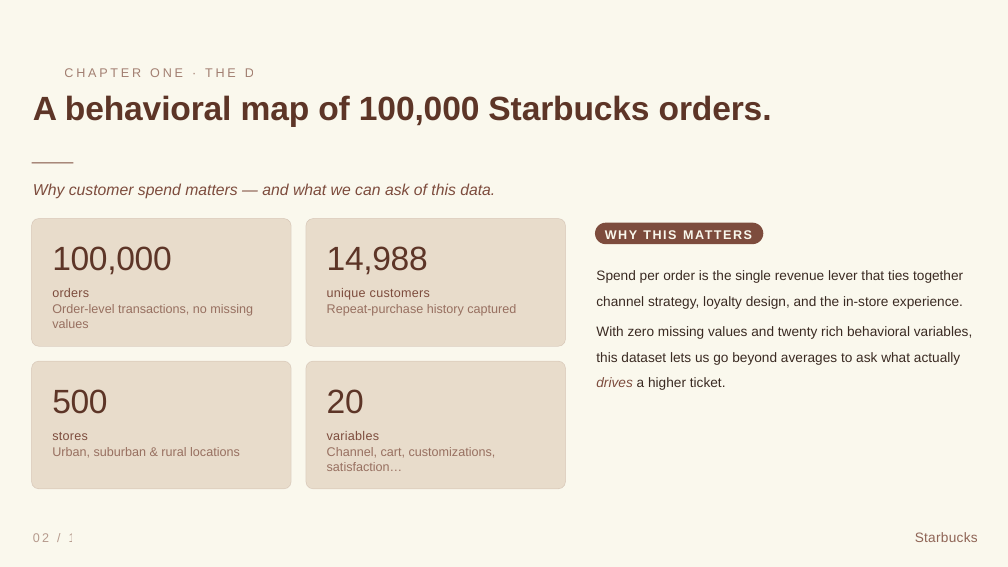
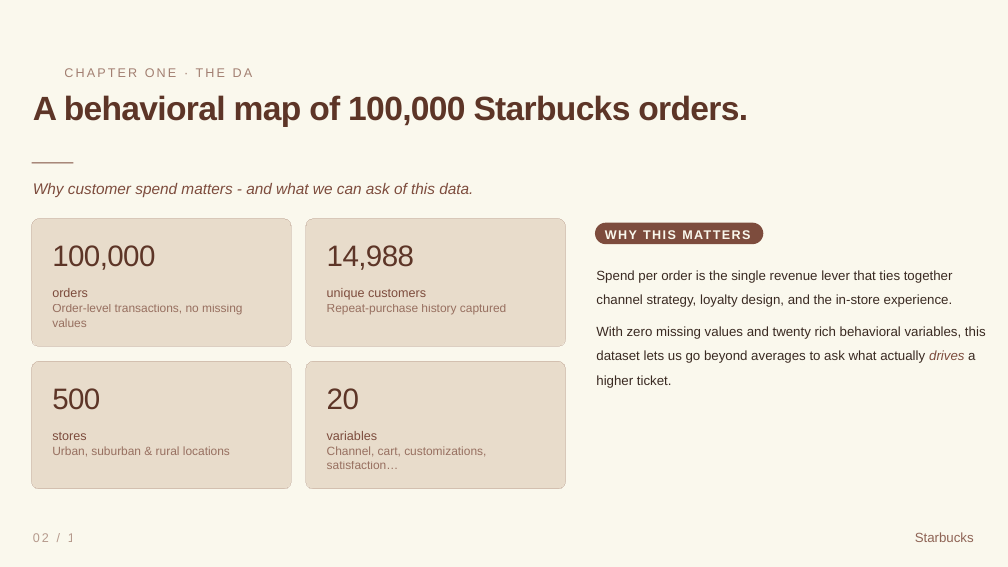
Before and after one commit to NamanSudan/data202-starbucks-analysis, a slide deck: slide 2 of presentation/final-presentation/final-presentation.pptx. Drawn at 1008x567 pixels with LibreOffice and Linux fonts; fonts in the diff are those of the drawing. Boxes give left, top, right and bottom in pixels: in the first picture for what was removed or moved away, otherwise in the second. Text is boxed around its words. In the diff, an @@ line names an element or a change of style, - is before the commit and + after.

```diff
--- a/presentation/final-presentation/final-presentation.pptx
+++ b/presentation/final-presentation/final-presentation.pptx
@@ text "A behavioral map of 100,000 ..." at (33, 95, 748, 126): letter spacing -0.2 to -1 pt @@
@@ text "CHAPTER ONE · THE DATASET" at (596, 350, 640, 360): letter spacing 4 to 3 pt @@
@@ text at (33, 183, 473, 197): text changed; size 22.5 to 22 pt @@
-Why customer spend matters — and what we can ask of this data.
+Why customer spend matters - and what we can ask of this data.
@@ text "WHY THIS MATTERS" at (411, 183, 435, 194): letter spacing 2.2 to 2 pt @@
@@ text "Spend per order is the ..." at (596, 270, 953, 307): size 19.5 to 19 pt @@
@@ text "With zero missing values and ..." at (596, 326, 986, 388): size 19.5 to 19 pt @@
@@ size 48 to 42.2 pt, letter spacing -0.5 to -0.9 pt in 4 elements at (52, 245, 155, 270), (327, 245, 414, 270), (52, 388, 100, 410), (327, 388, 359, 410) @@
@@ size 18 to 17.1 pt in 4 elements at (52, 304, 242, 327), (327, 446, 486, 469), (327, 304, 506, 315), (52, 446, 230, 456) @@
@@ letter spacing 0.4 to 0 pt in 4 elements at (52, 288, 88, 297), (327, 288, 426, 300), (52, 432, 86, 440), (327, 431, 377, 440) @@
@@ text "02 / 16" at (33, 533, 84, 542): letter spacing 3.2 to 3 pt @@
@@ text "Starbucks" at (915, 532, 974, 542): size 19.5 to 19 pt, letter spacing 0.4 to 0 pt @@
```
Also in this commit, not shown: 15 other slides changed, 2 other files.
